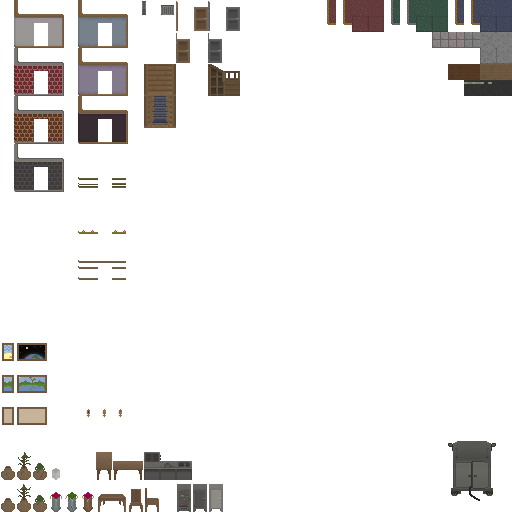
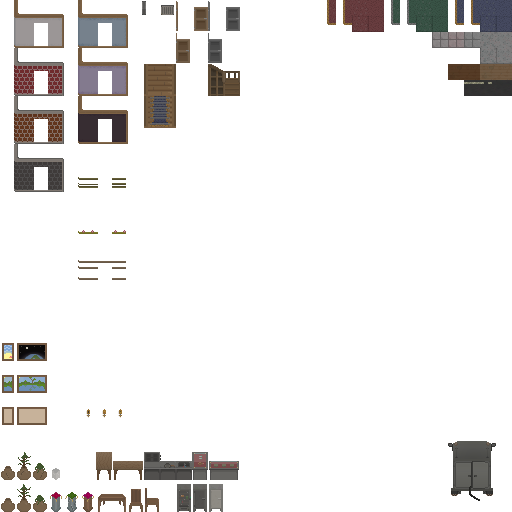
Layered file, before and after one edit (512x512). Changes by layer:
renamed "Layer 236" to "Layer 248", painted on it over 192, 452, 239, 480
